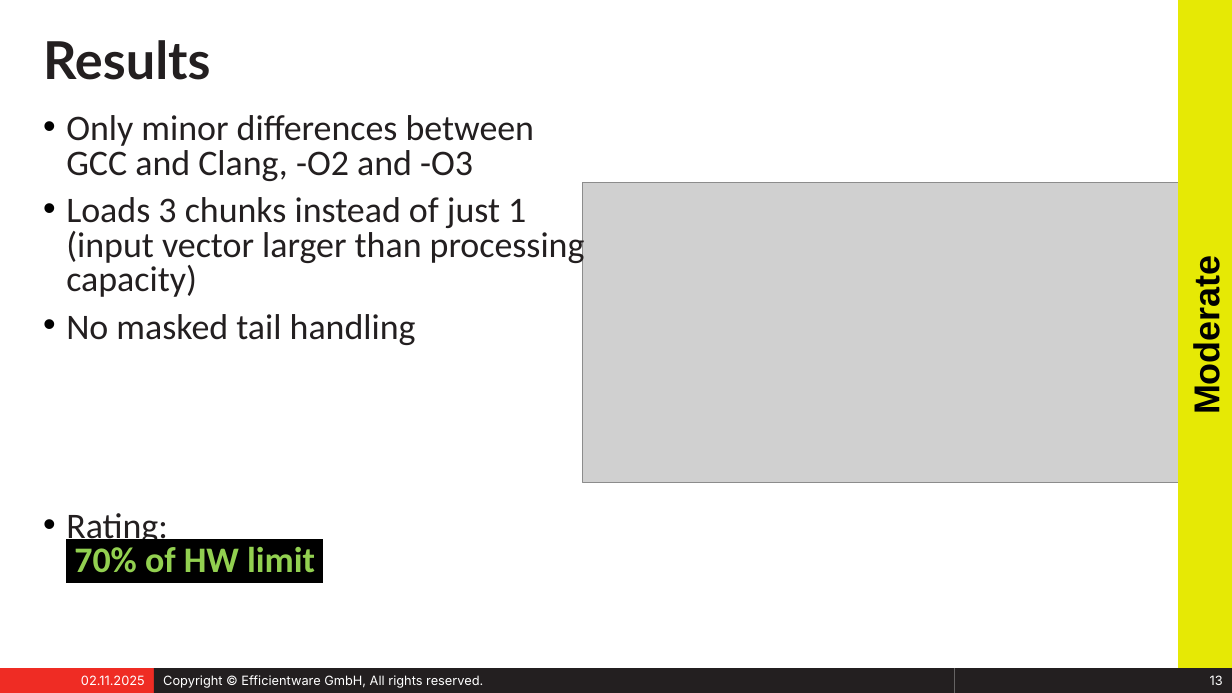
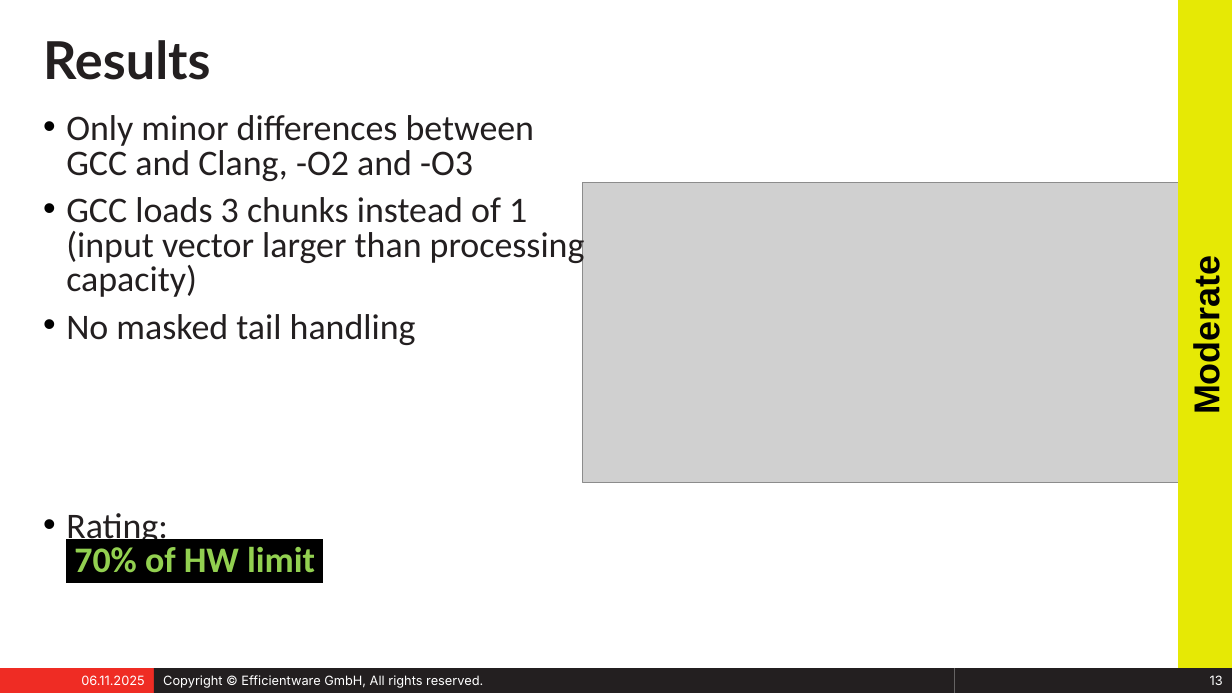
Before and after one commit to stefeff/auto-vectorization, a slide deck: slide 13 of presentation/speed_for_free.odp. Drawn at 1232x693 pixels with LibreOffice and Linux fonts; fonts in the diff are those of the drawing; grey boxes stand for pictures. Boxes give left, top, right and bottom in pixels: in the first picture for what was removed or moved away, otherwise in the second. Text is boxed around its words. In the diff, an @@ line names an element or a change of style, - is before the commit and + after.

Commit message:
Final slides

```diff
--- a/presentation/speed_for_free.odp
+++ b/presentation/speed_for_free.odp
@@ text at bbox=[66, 197, 585, 297]: text changed @@
-• Loads 3 chunks instead of just 1 (input vector larger than processing capacity)
+• GCC loads 3 chunks instead of 1 (input vector larger than processing capacity)
@@ text in rectangle at bbox=[81, 675, 144, 685]: text changed @@
-02.11.2025
+06.11.2025
```
Also in this commit, not shown: 20 other slides changed.
